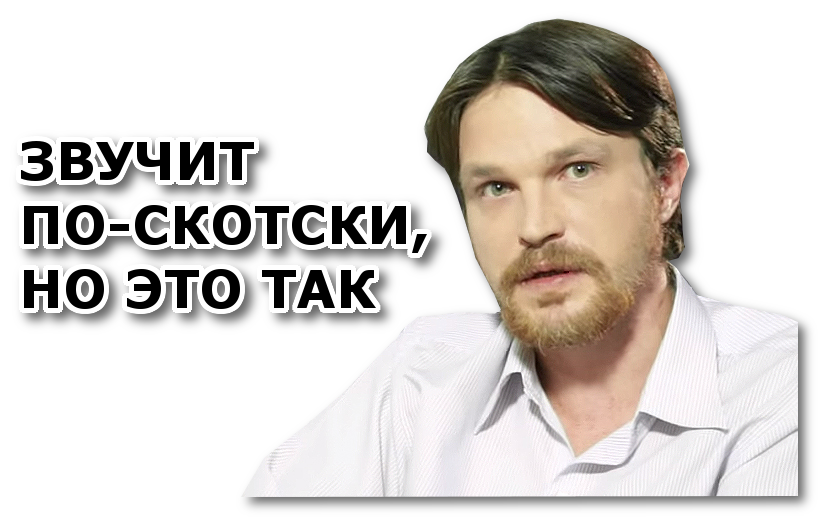
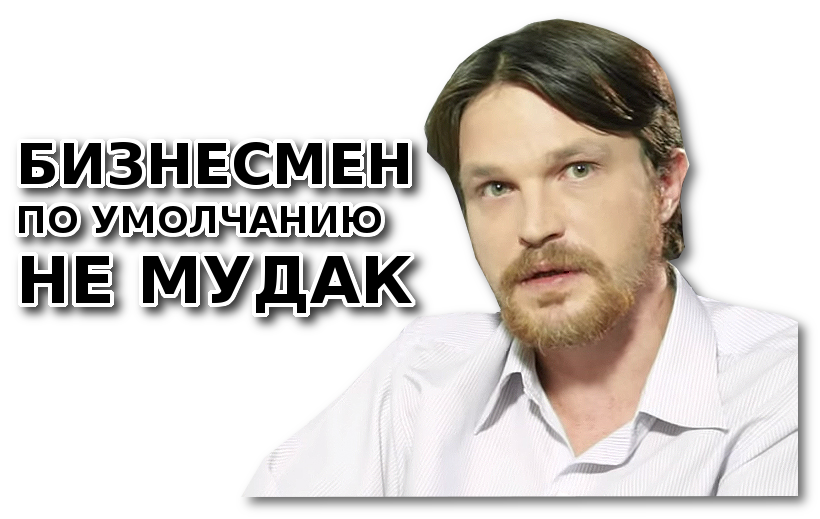
Comparing the layer stacks of the two 820x519 images. Changes:
added layer "Бизнесмен - не мудак" above "Звучит по скотски, но это так" over bbox(11, 133, 434, 333)
hid "Звучит по скотски, но это так" over bbox(11, 133, 448, 333)
